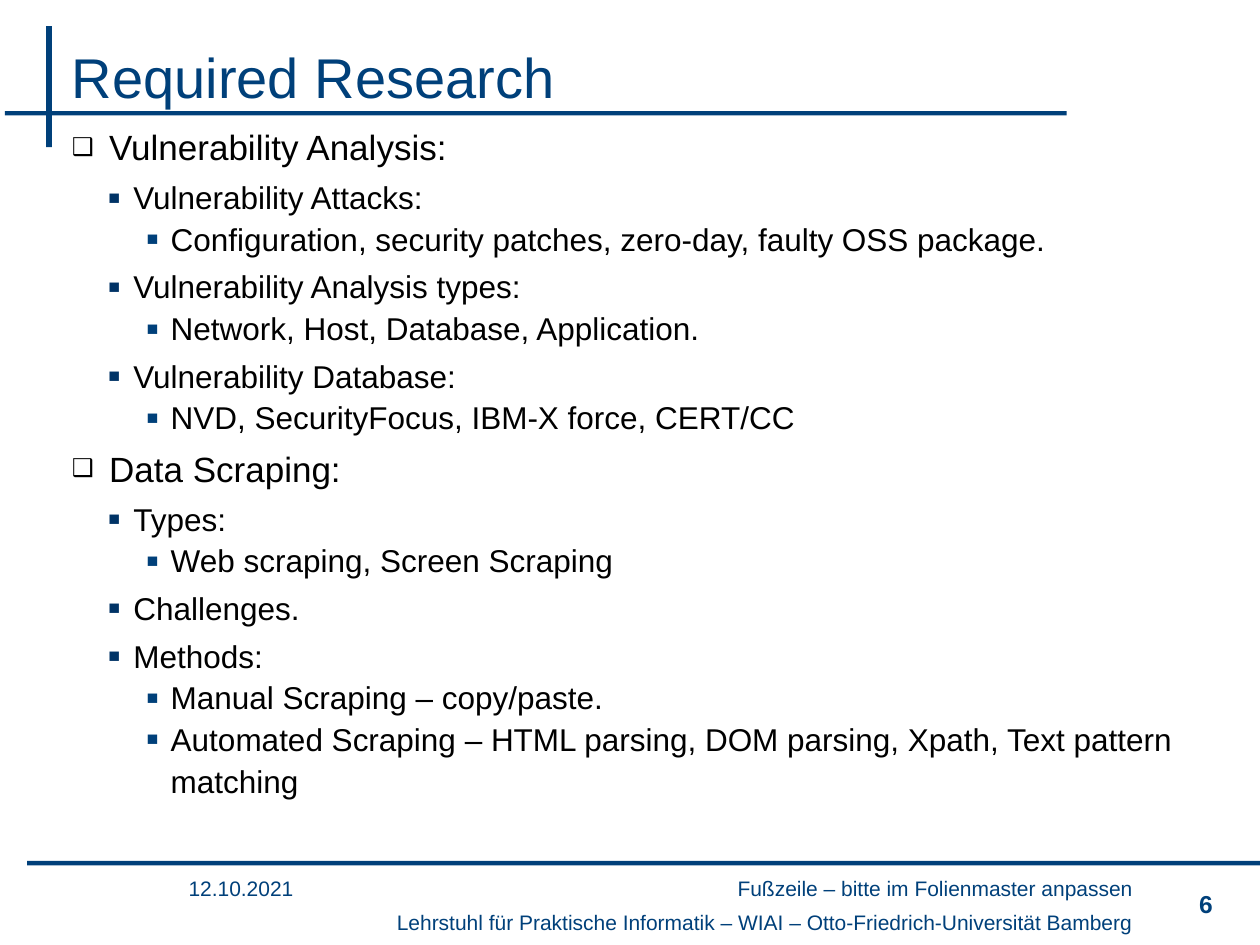
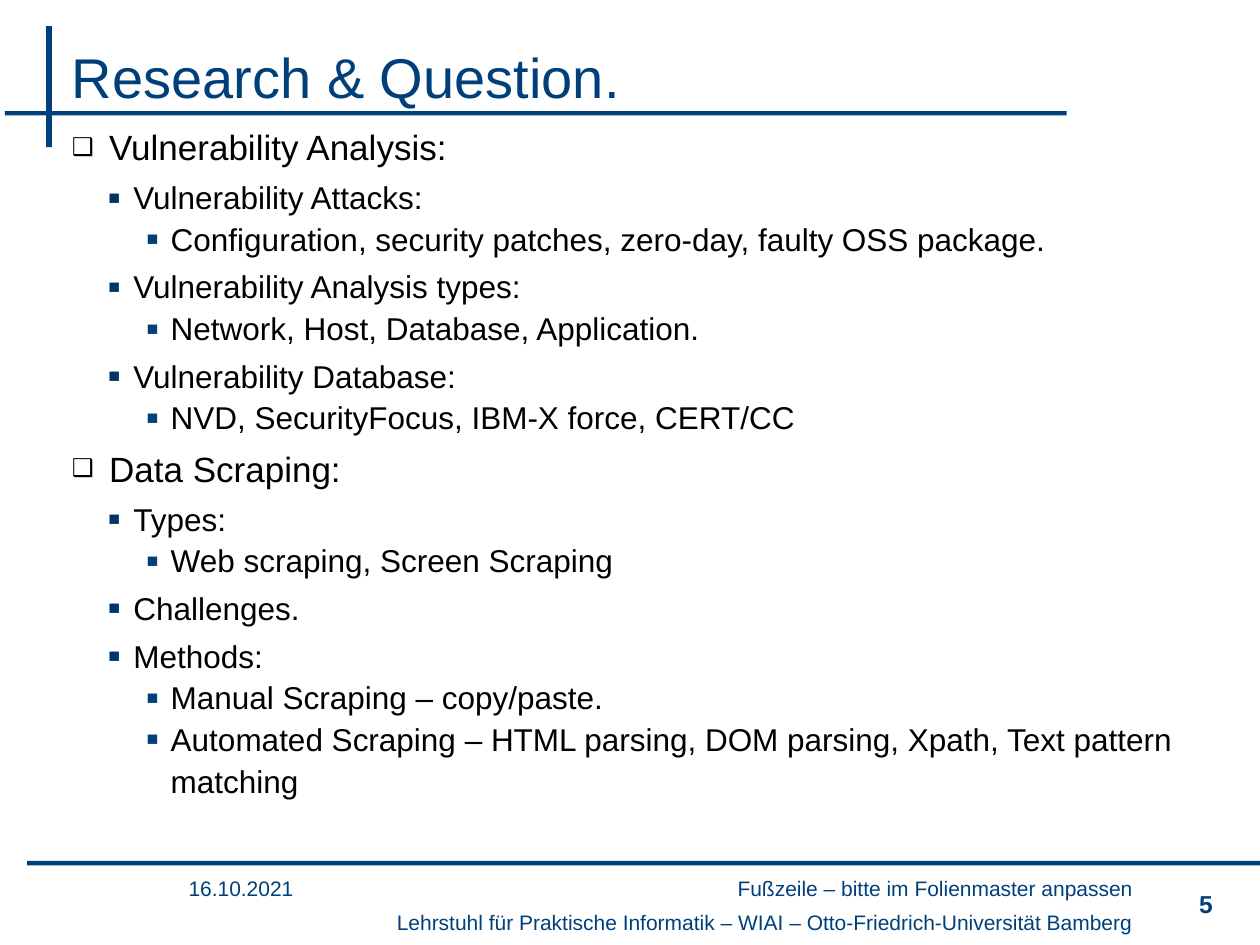
Before and after one commit to rhari26/thesis, a slide deck: slide 5 of Open-Source Software Discovery and Vulnerability Analysis.pptx (slide 6 before the commit). Drawn at 1260x945 pixels with LibreOffice and Linux fonts; fonts in the diff are those of the drawing; background and template pictures are left out. Boxes give left, top, right and bottom in pixels: in the first picture for what was removed or moved away, otherwise in the second. Text is boxed around its words. In the diff, an @@ line names an element or a change of style, - is before the commit and + after.

```diff
--- a/Open-Source Software Discovery and Vulnerability Analysis.pptx
+++ b/Open-Source Software Discovery and Vulnerability Analysis.pptx
@@ title at bbox=[72, 57, 620, 109]: text changed @@
-Required Research
+Research & Question.
@@ text at bbox=[189, 881, 294, 897]: text changed @@
-12.10.2021
+16.10.2021
@@ page number at bbox=[1199, 896, 1213, 914]: text changed @@
-6
+5
```
Also in this commit, not shown: 11 other slides changed, 5 slides added, 1 slide removed.
